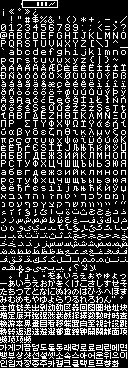
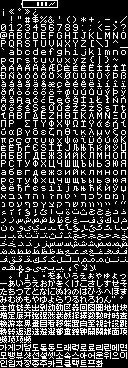
Layered file, before and after one edit (128x368). Changes by layer:
painted on "bg" over [left=0, top=344, right=119, bottom=367]
